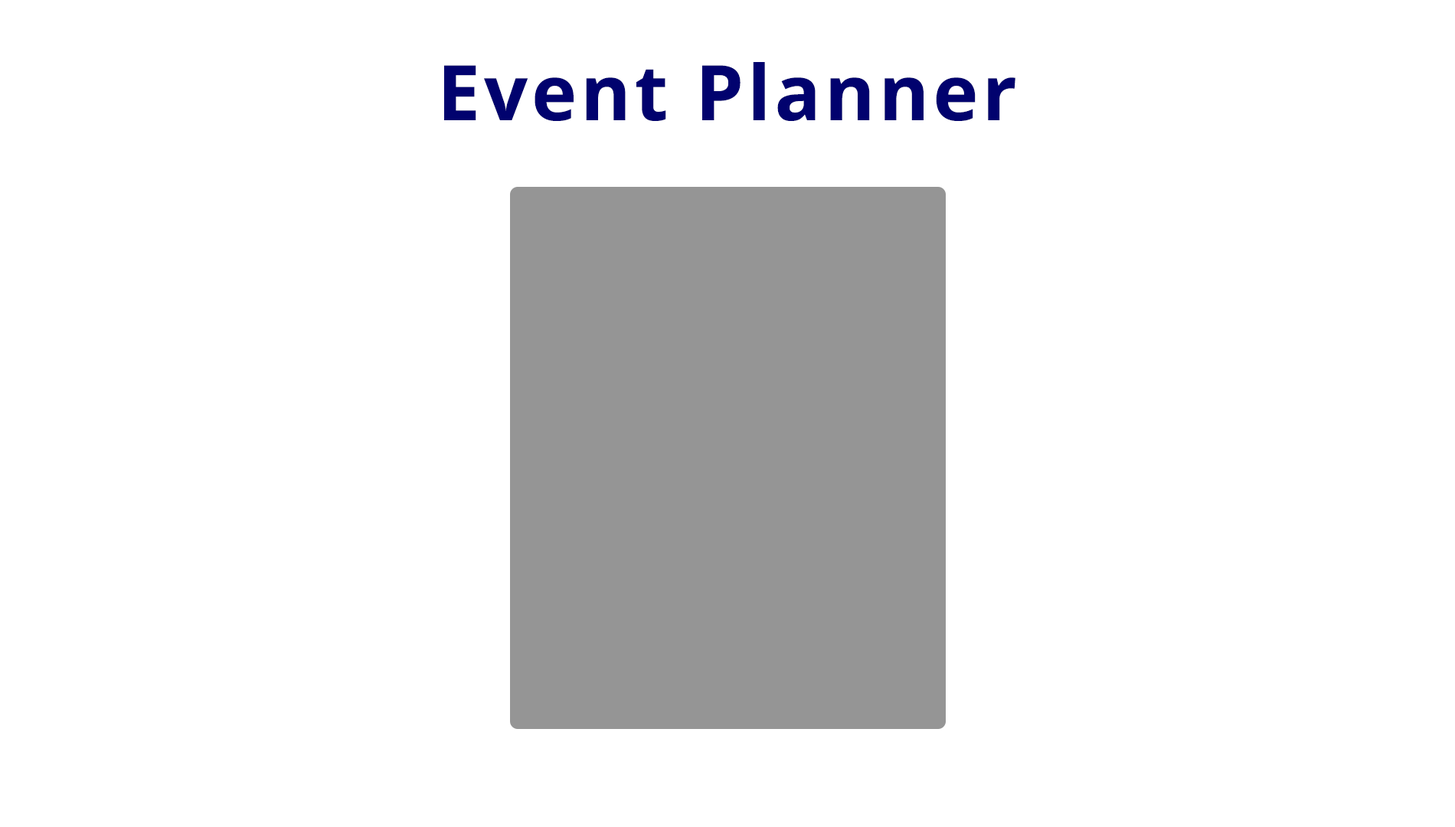
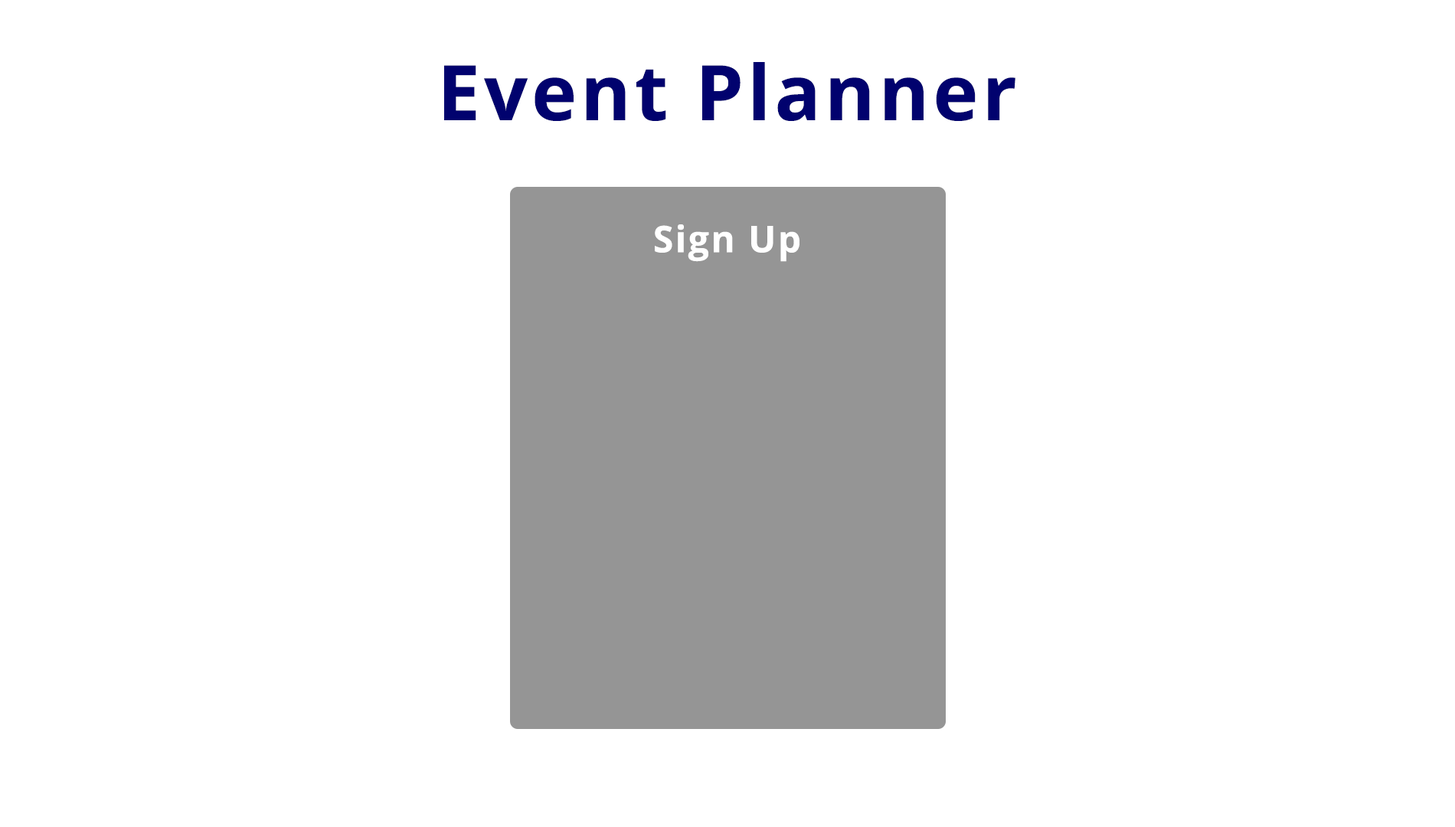
Layered file, before and after one edit (1455x827). Changes by layer:
added layer "sign-up-title" above "signup-box" over [654, 224, 800, 262]
